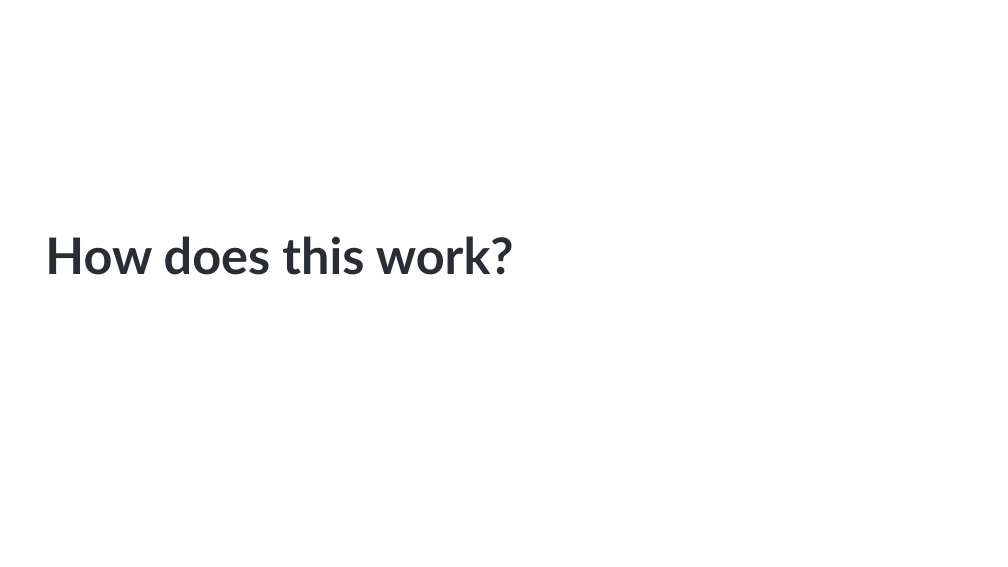
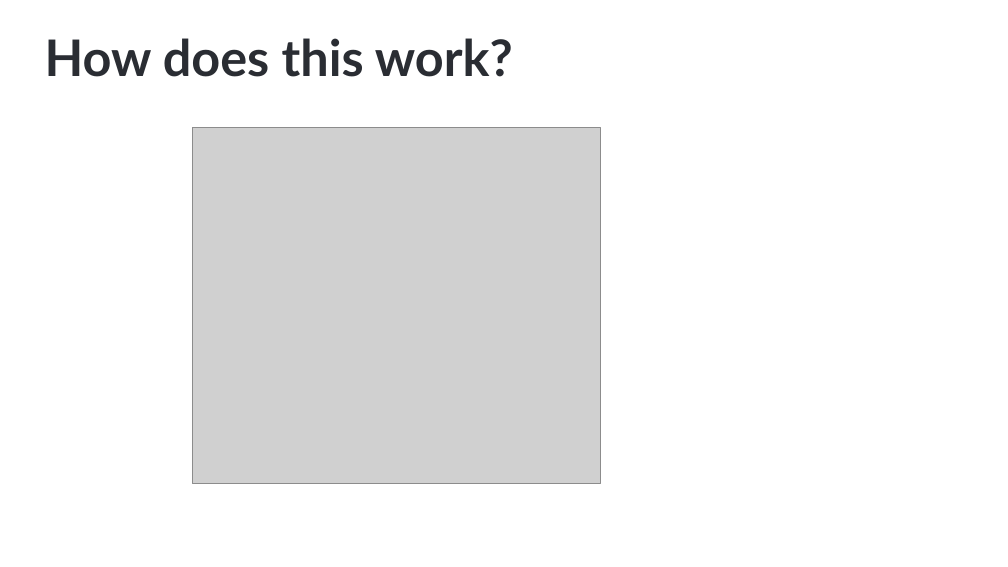
Before and after one commit to NativeScript/NativeScript-NEXT-Workshop, a slide deck: slide 18 of slides/1-Intro/intro.pptx (slide 13 before the commit). Drawn at 1008x567 pixels with LibreOffice and Linux fonts; fonts in the diff are those of the drawing; grey boxes stand for pictures; background and template pictures are left out. Boxes give left, top, right and bottom in pixels: in the first picture for what was removed or moved away, otherwise in the second. Text is boxed around its words. In the diff, an @@ line names an element or a change of style, - is before the commit and + after.

```diff
--- a/slides/1-Intro/intro.pptx
+++ b/slides/1-Intro/intro.pptx
@@ title "How does this work?": place and size @@
-title "How does this work?" at [45, 236, 514, 275]
+title "How does this work?" at [45, 38, 513, 77]
@@ picture added at [192, 128, 600, 484] @@
```
Also in this commit, not shown: 3 other slides changed, 11 slides added, 3 slides removed, 1 other file.
